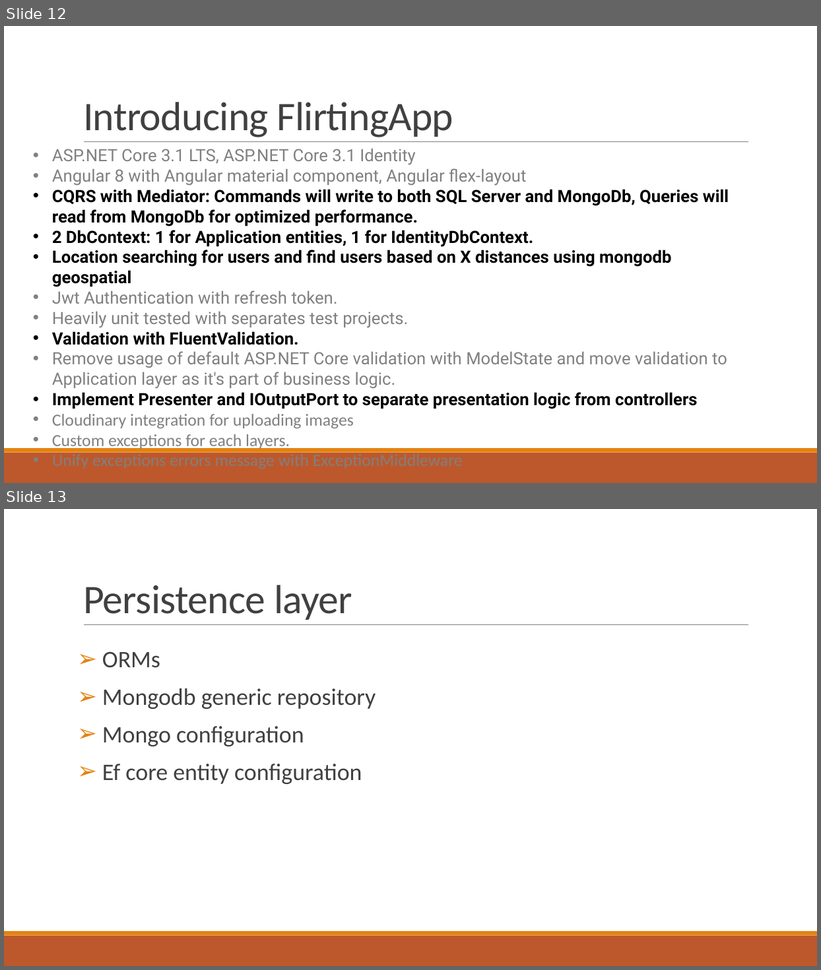
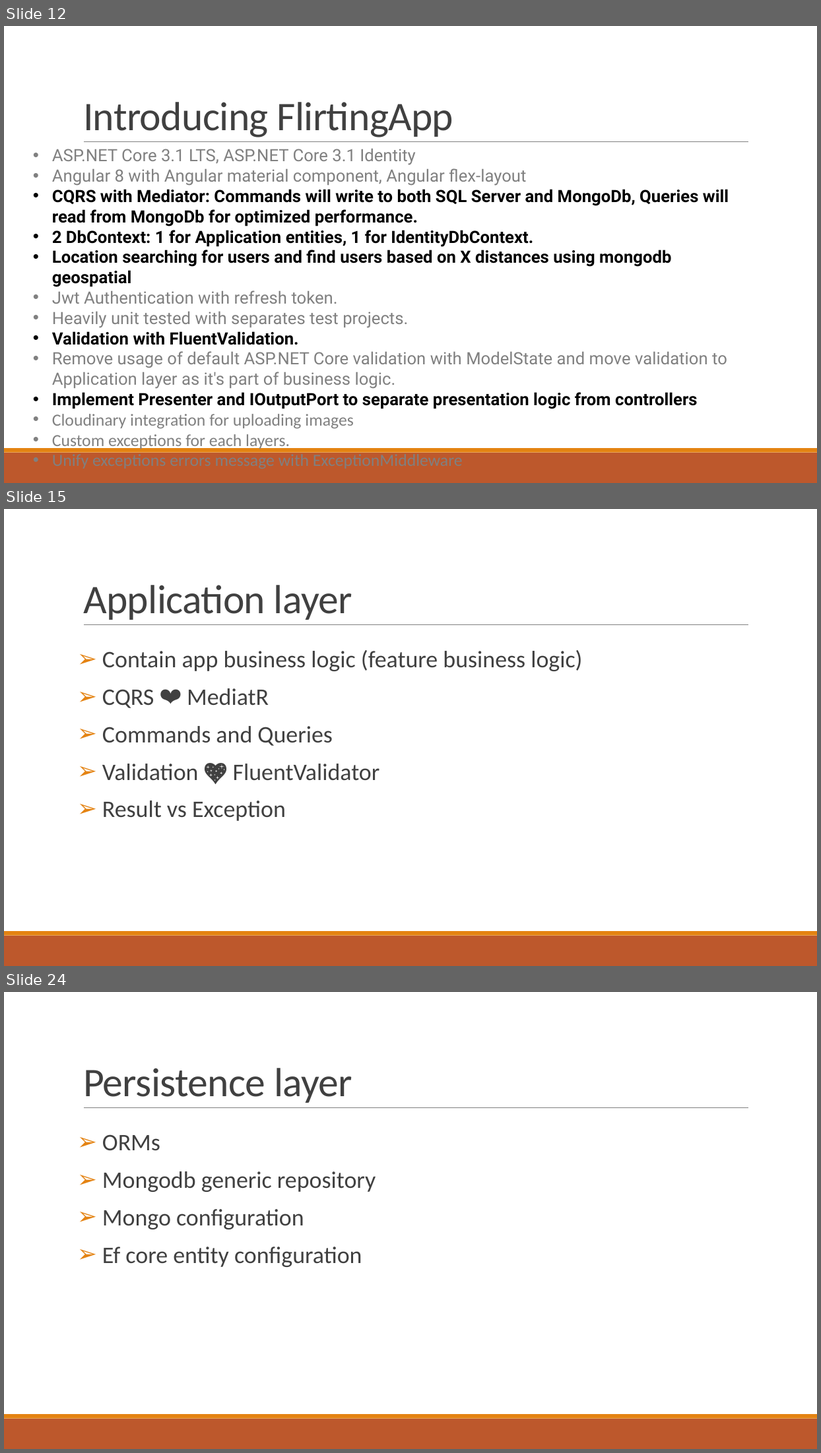
Before and after one commit to nguyentanphu/FlirtingApp, a slide deck: Introduction_to_clean_architecture.pptx. Shown one above the other, each under a label of ours: slides 12 and 13 before the commit, slides 12, 15 and 24 after it; the slides between them are not shown. The pictures are 821x970 and 821x1453 pixels, drawn with LibreOffice and Linux fonts; fonts in the diff are those of the drawing. Boxes give left, top, right and bottom in pixels: in the first picture for what was removed or moved away, otherwise in the second. Text is boxed around its words. In the diff, an @@ line names an element or a change of style, - is before the commit and + after.

```diff
--- a/Introduction_to_clean_architecture.pptx
+++ b/Introduction_to_clean_architecture.pptx
@@ slide 15 added at [4, 509, 817, 966], background #FFFFFF; not listed: 3 template elements that a slide beside it also shows @@
@@ title added at [83, 585, 352, 620], 48 pt, text #404040 @@
+Application layer
@@ text added at [102, 650, 582, 821], 28 pt, text #404040 @@
+➢ Contain app business logic (feature business logic)
+➢ CQRS ❤ MediatR
+➢ Commands and Queries
+➢ Validation 💖 FluentValidator
+➢ Result vs Exception
@@ what was slide 13 is now slide 24 @@
```
Also in this commit, not shown: 3 slides changed, 10 other slides added, 4 other files.
